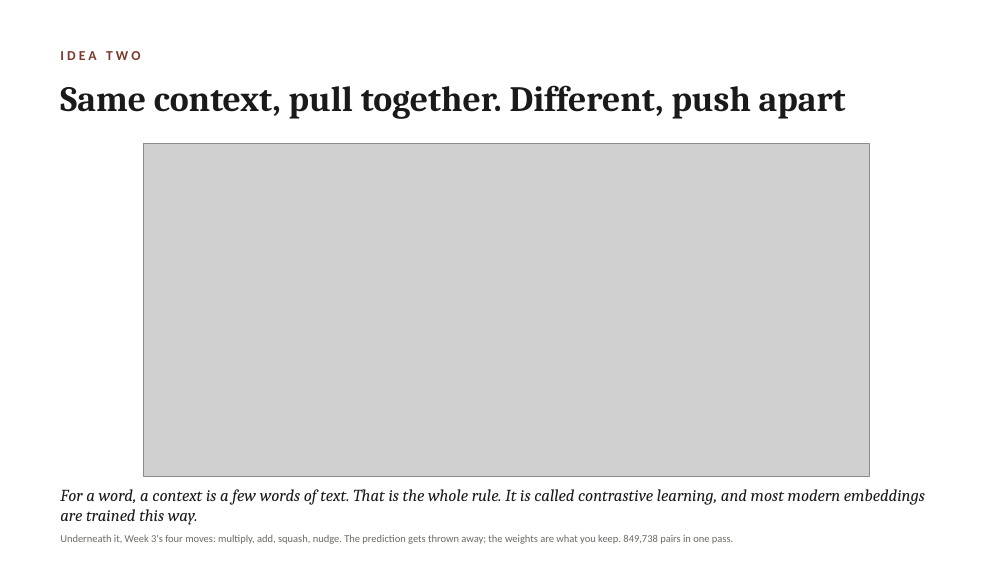
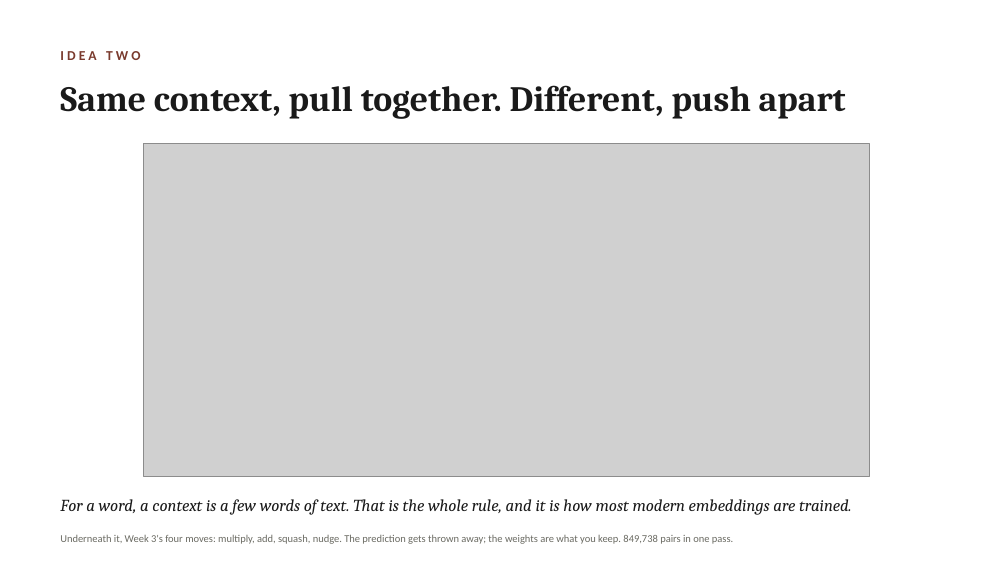
Before and after one commit to lucianli123/culture-as-data-2026, a slide deck: slide 14 of slides/week-04-lecture-draft.pptx. Drawn at 1008x567 pixels with LibreOffice and Linux fonts; fonts in the diff are those of the drawing; grey boxes stand for pictures. Boxes give left, top, right and bottom in pixels: in the first picture for what was removed or moved away, otherwise in the second. Text is boxed around its words. In the diff, an @@ line names an element or a change of style, - is before the commit and + after.

```diff
--- a/slides/week-04-lecture-draft.pptx
+++ b/slides/week-04-lecture-draft.pptx
@@ text at (60,499,852,515): text changed @@
-For a word, a context is a few words of text. That is the whole rule. It is called contrastive learning, and most modern embeddings are trained this way.
+For a word, a context is a few words of text. That is the whole rule, and it is how most modern embeddings are trained.
```
Also in this commit, not shown: 1 slide added, 1 slide removed, 8 other files.
